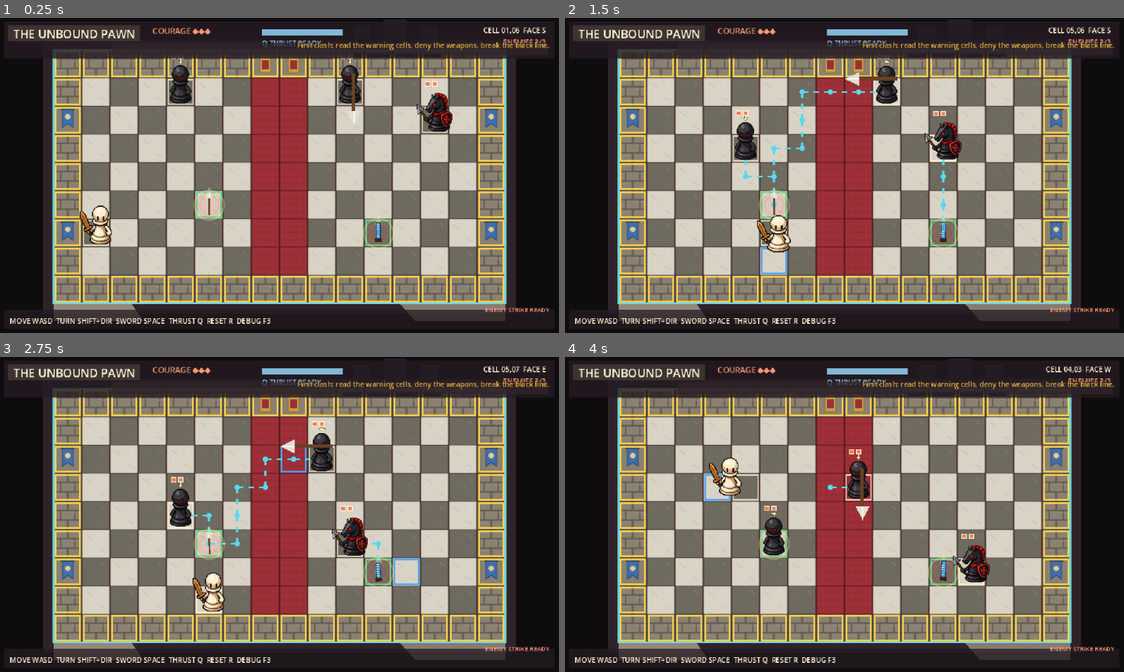
Above: before the commit, frames 1-4 (two rows, left to right).
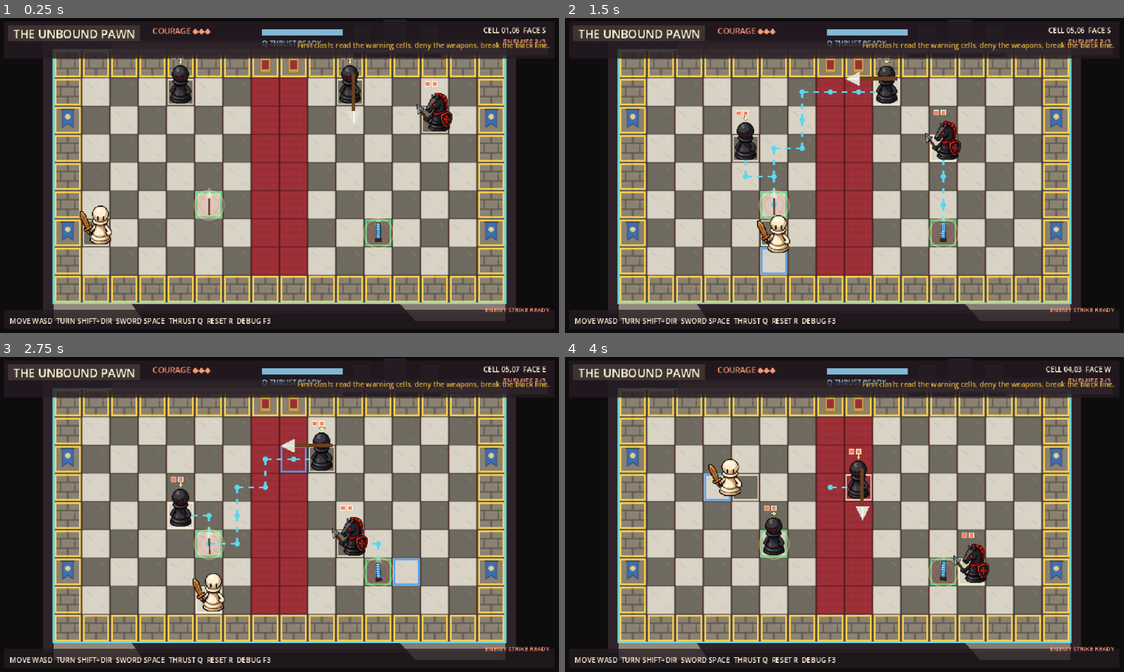
Above: after the commit, the same moments.

Repository: ThachCoder2k2/2d-hess-game-rpg
Game: Godot game, scene res://scenes/main.tscn
The game is run twice, just before and just after one commit, with the same random seed, the same clock (stepped at 60 frames per second) and the same inputs.
Inputs:
- Up to frame 1 (0.25 s): no input
- Up to frame 2 (1.5 s): hold D (move_right) 0.53-1.28 s; tap Space (attack) at 0.6, 1.35 s; hold S (move_down) from 1.28 s (still down)
- Up to frame 3 (2.75 s): release S (move_down) at 2.03 s; hold D (move_right) from 2.03 s (still down); hold Shift (turn_mode) from 2.03 s (still down); tap Space (attack) at 2.3 s
- Up to frame 4 (4 s): release D (move_right) at 2.78 s; release Shift (turn_mode) at 2.78 s; hold W (move_up) 2.78-3.53 s; tap Space (attack) at 2.85, 3.6 s; hold A (move_left) from 3.53 s (still down)

The runs differ from the first frame. In frame 1, less than 0.1% of the frame differs, in the area x 14-81%, y 17-72%; in frame 2, 0.5%; in frame 3, 0.5%; in frame 4, 0.5%, in the area x 25-77%, y 29-72%.

Commit message:
Animation transitions move into editor AnimationTree graphs
The owner chose node control for animation, and our own rule decided
it: the hand-written clip picker in ViewSyncSystem was a state machine,
and AnimationTree's StateMachine is the built-in node for that job.

Each actor scene now owns an active AnimationTree driving its
AnimationPlayer: idle/step/hurt/attack states (+telegraph on enemies),
with transitions, crossfades, and recovery authored in the graph —
- locomotion flows through auto conditions (moving / not_moving),
- one-shots enter via travel() on state edges (a state machine cannot
  express "from any state" entries),
- hurt/attack return to idle with at_end transitions, so recovery
  pacing is editor-tunable,
- telegraph exits on the not_telegraphing condition with a 0.06s fade.

ViewSyncSystem stops picking clips: it publishes condition facts and
fires travel on edges. Views without a tree keep the direct play()
fallback so bare test views work. The cell-to-cell slide stays
procedural — that's gameplay timing (reservation -> commit), not
animation flavor.

Verified: import clean, all six suites green (new assertion: every
actor scene carries an active StateMachine tree), real-render capture
shows tree-driven hops, pursuit, pips, and weapons live.

Co-Authored-By: Claude Fable 5 <noreply@anthropic.com>

Diff:
--- a/objects/actors/bishop_enemy.tscn
+++ b/objects/actors/bishop_enemy.tscn
@@ -165,6 +165,57 @@
 &"telegraph": SubResource("Animation_telegraph")
 }
 
+[sub_resource type="AnimationNodeAnimation" id="State_idle"]
+animation = &"idle"
+
+[sub_resource type="AnimationNodeAnimation" id="State_step"]
+animation = &"step"
+
+[sub_resource type="AnimationNodeAnimation" id="State_hurt"]
+animation = &"hurt"
+
+[sub_resource type="AnimationNodeAnimation" id="State_telegraph"]
+animation = &"telegraph"
+
+[sub_resource type="AnimationNodeAnimation" id="State_attack"]
+animation = &"attack"
+
+[sub_resource type="AnimationNodeStateMachineTransition" id="T_start"]
+advance_mode = 2
+
+[sub_resource type="AnimationNodeStateMachineTransition" id="T_to_step"]
+advance_mode = 2
+advance_condition = &"moving"
+
+[sub_resource type="AnimationNodeStateMachineTransition" id="T_to_idle"]
+advance_mode = 2
+advance_condition = &"not_moving"
+
+[sub_resource type="AnimationNodeStateMachineTransition" id="T_travel"]
+advance_mode = 1
+
+[sub_resource type="AnimationNodeStateMachineTransition" id="T_recover"]
+switch_mode = 2
+advance_mode = 2
+
+[sub_resource type="AnimationNodeStateMachineTransition" id="T_telegraph_out"]
+advance_mode = 2
+advance_condition = &"not_telegraphing"
+xfade_time = 0.06
+
+[sub_resource type="AnimationNodeStateMachine" id="StateMachine_actor"]
+states/attack/node = SubResource("State_attack")
+states/attack/position = Vector2(660, 340)
+states/hurt/node = SubResource("State_hurt")
+states/hurt/position = Vector2(480, 100)
+states/idle/node = SubResource("State_idle")
+states/idle/position = Vector2(320, 220)
+states/step/node = SubResource("State_step")
+states/step/position = Vector2(540, 220)
+states/telegraph/node = SubResource("State_telegraph")
+states/telegraph/position = Vector2(320, 380)
+transitions = ["Start", "idle", SubResource("T_start"), "idle", "step", SubResource("T_to_step"), "step", "idle", SubResource("T_to_idle"), "idle", "hurt", SubResource("T_travel"), "step", "hurt", SubResource("T_travel"), "telegraph", "hurt", SubResource("T_travel"), "hurt", "idle", SubResource("T_recover"), "idle", "telegraph", SubResource("T_travel"), "step", "telegraph", SubResource("T_travel"), "telegraph", "idle", SubResource("T_telegraph_out"), "idle", "attack", SubResource("T_travel"), "attack", "idle", SubResource("T_recover")]
+
 [node name="BishopEnemy" type="Node2D"]
 z_index = 2
 script = ExtResource("1")
@@ -223,3 +274,8 @@
 libraries = {
 &"": SubResource("AnimationLibrary_bishop")
 }
+
+[node name="AnimationTree" type="AnimationTree" parent="."]
+tree_root = SubResource("StateMachine_actor")
+anim_player = NodePath("../AnimationPlayer")
+active = true
--- a/objects/actors/black_pawn.tscn
+++ b/objects/actors/black_pawn.tscn
@@ -165,6 +165,57 @@
 &"telegraph": SubResource("Animation_telegraph")
 }
 
+[sub_resource type="AnimationNodeAnimation" id="State_idle"]
+animation = &"idle"
+
+[sub_resource type="AnimationNodeAnimation" id="State_step"]
+animation = &"step"
+
+[sub_resource type="AnimationNodeAnimation" id="State_hurt"]
+animation = &"hurt"
+
+[sub_resource type="AnimationNodeAnimation" id="State_telegraph"]
+animation = &"telegraph"
+
+[sub_resource type="AnimationNodeAnimation" id="State_attack"]
+animation = &"attack"
+
+[sub_resource type="AnimationNodeStateMachineTransition" id="T_start"]
+advance_mode = 2
+
+[sub_resource type="AnimationNodeStateMachineTransition" id="T_to_step"]
+advance_mode = 2
+advance_condition = &"moving"
+
+[sub_resource type="AnimationNodeStateMachineTransition" id="T_to_idle"]
+advance_mode = 2
+advance_condition = &"not_moving"
+
+[sub_resource type="AnimationNodeStateMachineTransition" id="T_travel"]
+advance_mode = 1
+
+[sub_resource type="AnimationNodeStateMachineTransition" id="T_recover"]
+switch_mode = 2
+advance_mode = 2
+
+[sub_resource type="AnimationNodeStateMachineTransition" id="T_telegraph_out"]
+advance_mode = 2
+advance_condition = &"not_telegraphing"
+xfade_time = 0.06
+
+[sub_resource type="AnimationNodeStateMachine" id="StateMachine_actor"]
+states/attack/node = SubResource("State_attack")
+states/attack/position = Vector2(660, 340)
+states/hurt/node = SubResource("State_hurt")
+states/hurt/position = Vector2(480, 100)
+states/idle/node = SubResource("State_idle")
+states/idle/position = Vector2(320, 220)
+states/step/node = SubResource("State_step")
+states/step/position = Vector2(540, 220)
+states/telegraph/node = SubResource("State_telegraph")
+states/telegraph/position = Vector2(320, 380)
+transitions = ["Start", "idle", SubResource("T_start"), "idle", "step", SubResource("T_to_step"), "step", "idle", SubResource("T_to_idle"), "idle", "hurt", SubResource("T_travel"), "step", "hurt", SubResource("T_travel"), "telegraph", "hurt", SubResource("T_travel"), "hurt", "idle", SubResource("T_recover"), "idle", "telegraph", SubResource("T_travel"), "step", "telegraph", SubResource("T_travel"), "telegraph", "idle", SubResource("T_telegraph_out"), "idle", "attack", SubResource("T_travel"), "attack", "idle", SubResource("T_recover")]
+
 [node name="BlackPawn" type="Node2D"]
 z_index = 2
 script = ExtResource("1")
@@ -222,3 +273,8 @@
 libraries = {
 &"": SubResource("AnimationLibrary_pawn")
 }
+
+[node name="AnimationTree" type="AnimationTree" parent="."]
+tree_root = SubResource("StateMachine_actor")
+anim_player = NodePath("../AnimationPlayer")
+active = true
--- a/objects/actors/enemy_base.tscn
+++ b/objects/actors/enemy_base.tscn
@@ -165,6 +165,57 @@
 &"telegraph": SubResource("Animation_telegraph")
 }
 
+[sub_resource type="AnimationNodeAnimation" id="State_idle"]
+animation = &"idle"
+
+[sub_resource type="AnimationNodeAnimation" id="State_step"]
+animation = &"step"
+
+[sub_resource type="AnimationNodeAnimation" id="State_hurt"]
+animation = &"hurt"
+
+[sub_resource type="AnimationNodeAnimation" id="State_telegraph"]
+animation = &"telegraph"
+
+[sub_resource type="AnimationNodeAnimation" id="State_attack"]
+animation = &"attack"
+
+[sub_resource type="AnimationNodeStateMachineTransition" id="T_start"]
+advance_mode = 2
+
+[sub_resource type="AnimationNodeStateMachineTransition" id="T_to_step"]
+advance_mode = 2
+advance_condition = &"moving"
+
+[sub_resource type="AnimationNodeStateMachineTransition" id="T_to_idle"]
+advance_mode = 2
+advance_condition = &"not_moving"
+
+[sub_resource type="AnimationNodeStateMachineTransition" id="T_travel"]
+advance_mode = 1
+
+[sub_resource type="AnimationNodeStateMachineTransition" id="T_recover"]
+switch_mode = 2
+advance_mode = 2
+
+[sub_resource type="AnimationNodeStateMachineTransition" id="T_telegraph_out"]
+advance_mode = 2
+advance_condition = &"not_telegraphing"
+xfade_time = 0.06
+
+[sub_resource type="AnimationNodeStateMachine" id="StateMachine_actor"]
+states/attack/node = SubResource("State_attack")
+states/attack/position = Vector2(660, 340)
+states/hurt/node = SubResource("State_hurt")
+states/hurt/position = Vector2(480, 100)
+states/idle/node = SubResource("State_idle")
+states/idle/position = Vector2(320, 220)
+states/step/node = SubResource("State_step")
+states/step/position = Vector2(540, 220)
+states/telegraph/node = SubResource("State_telegraph")
+states/telegraph/position = Vector2(320, 380)
+transitions = ["Start", "idle", SubResource("T_start"), "idle", "step", SubResource("T_to_step"), "step", "idle", SubResource("T_to_idle"), "idle", "hurt", SubResource("T_travel"), "step", "hurt", SubResource("T_travel"), "telegraph", "hurt", SubResource("T_travel"), "hurt", "idle", SubResource("T_recover"), "idle", "telegraph", SubResource("T_travel"), "step", "telegraph", SubResource("T_travel"), "telegraph", "idle", SubResource("T_telegraph_out"), "idle", "attack", SubResource("T_travel"), "attack", "idle", SubResource("T_recover")]
+
 [node name="EnemyActor" type="Node2D"]
 z_index = 2
 script = ExtResource("1")
@@ -222,3 +273,8 @@
 libraries = {
 &"": SubResource("AnimationLibrary_enemy")
 }
+
+[node name="AnimationTree" type="AnimationTree" parent="."]
+tree_root = SubResource("StateMachine_actor")
+anim_player = NodePath("../AnimationPlayer")
+active = true
--- a/objects/actors/knight_enemy.tscn
+++ b/objects/actors/knight_enemy.tscn
@@ -165,6 +165,57 @@
 &"telegraph": SubResource("Animation_telegraph")
 }
 
+[sub_resource type="AnimationNodeAnimation" id="State_idle"]
+animation = &"idle"
+
+[sub_resource type="AnimationNodeAnimation" id="State_step"]
+animation = &"step"
+
+[sub_resource type="AnimationNodeAnimation" id="State_hurt"]
+animation = &"hurt"
+
+[sub_resource type="AnimationNodeAnimation" id="State_telegraph"]
+animation = &"telegraph"
+
+[sub_resource type="AnimationNodeAnimation" id="State_attack"]
+animation = &"attack"
+
+[sub_resource type="AnimationNodeStateMachineTransition" id="T_start"]
+advance_mode = 2
+
+[sub_resource type="AnimationNodeStateMachineTransition" id="T_to_step"]
+advance_mode = 2
+advance_condition = &"moving"
+
+[sub_resource type="AnimationNodeStateMachineTransition" id="T_to_idle"]
+advance_mode = 2
+advance_condition = &"not_moving"
+
+[sub_resource type="AnimationNodeStateMachineTransition" id="T_travel"]
+advance_mode = 1
+
+[sub_resource type="AnimationNodeStateMachineTransition" id="T_recover"]
+switch_mode = 2
+advance_mode = 2
+
+[sub_resource type="AnimationNodeStateMachineTransition" id="T_telegraph_out"]
+advance_mode = 2
+advance_condition = &"not_telegraphing"
+xfade_time = 0.06
+
+[sub_resource type="AnimationNodeStateMachine" id="StateMachine_actor"]
+states/attack/node = SubResource("State_attack")
+states/attack/position = Vector2(660, 340)
+states/hurt/node = SubResource("State_hurt")
+states/hurt/position = Vector2(480, 100)
+states/idle/node = SubResource("State_idle")
+states/idle/position = Vector2(320, 220)
+states/step/node = SubResource("State_step")
+states/step/position = Vector2(540, 220)
+states/telegraph/node = SubResource("State_telegraph")
+states/telegraph/position = Vector2(320, 380)
+transitions = ["Start", "idle", SubResource("T_start"), "idle", "step", SubResource("T_to_step"), "step", "idle", SubResource("T_to_idle"), "idle", "hurt", SubResource("T_travel"), "step", "hurt", SubResource("T_travel"), "telegraph", "hurt", SubResource("T_travel"), "hurt", "idle", SubResource("T_recover"), "idle", "telegraph", SubResource("T_travel"), "step", "telegraph", SubResource("T_travel"), "telegraph", "idle", SubResource("T_telegraph_out"), "idle", "attack", SubResource("T_travel"), "attack", "idle", SubResource("T_recover")]
+
 [node name="KnightEnemy" type="Node2D"]
 z_index = 2
 script = ExtResource("1")
@@ -223,3 +274,8 @@
 libraries = {
 &"": SubResource("AnimationLibrary_knight")
 }
+
+[node name="AnimationTree" type="AnimationTree" parent="."]
+tree_root = SubResource("StateMachine_actor")
+anim_player = NodePath("../AnimationPlayer")
+active = true
--- a/objects/actors/player.tscn
+++ b/objects/actors/player.tscn
@@ -161,6 +161,47 @@
 &"step": SubResource("Animation_step")
 }
 
+[sub_resource type="AnimationNodeAnimation" id="State_idle"]
+animation = &"idle"
+
+[sub_resource type="AnimationNodeAnimation" id="State_step"]
+animation = &"step"
+
+[sub_resource type="AnimationNodeAnimation" id="State_hurt"]
+animation = &"hurt"
+
+[sub_resource type="AnimationNodeAnimation" id="State_attack"]
+animation = &"attack"
+
+[sub_resource type="AnimationNodeStateMachineTransition" id="T_start"]
+advance_mode = 2
+
+[sub_resource type="AnimationNodeStateMachineTransition" id="T_to_step"]
+advance_mode = 2
+advance_condition = &"moving"
+
+[sub_resource type="AnimationNodeStateMachineTransition" id="T_to_idle"]
+advance_mode = 2
+advance_condition = &"not_moving"
+
+[sub_resource type="AnimationNodeStateMachineTransition" id="T_travel"]
+advance_mode = 1
+
+[sub_resource type="AnimationNodeStateMachineTransition" id="T_recover"]
+switch_mode = 2
+advance_mode = 2
+
+[sub_resource type="AnimationNodeStateMachine" id="StateMachine_actor"]
+states/attack/node = SubResource("State_attack")
+states/attack/position = Vector2(660, 340)
+states/hurt/node = SubResource("State_hurt")
+states/hurt/position = Vector2(480, 100)
+states/idle/node = SubResource("State_idle")
+states/idle/position = Vector2(320, 220)
+states/step/node = SubResource("State_step")
+states/step/position = Vector2(540, 220)
+transitions = ["Start", "idle", SubResource("T_start"), "idle", "step", SubResource("T_to_step"), "step", "idle", SubResource("T_to_idle"), "idle", "hurt", SubResource("T_travel"), "step", "hurt", SubResource("T_travel"), "attack", "hurt", SubResource("T_travel"), "hurt", "idle", SubResource("T_recover"), "idle", "attack", SubResource("T_travel"), "step", "attack", SubResource("T_travel"), "attack", "idle", SubResource("T_recover")]
+
 [node name="PawnHero" type="Node2D"]
 z_index = 3
 script = ExtResource("1")
@@ -214,3 +255,8 @@
 clamp_to_board_bounds = true
 zoom_level = 1.0
 smoothing_speed = 8.0
+
+[node name="AnimationTree" type="AnimationTree" parent="."]
+tree_root = SubResource("StateMachine_actor")
+anim_player = NodePath("../AnimationPlayer")
+active = true
--- a/scripts/ecs/systems/view_sync_system.gd
+++ b/scripts/ecs/systems/view_sync_system.gd
@@ -78,17 +78,42 @@
 	_sync_weapon(entity_id, appearance, combat, facing_direction, attacking)
 	_sync_health_pips(appearance, health)
 
-	if hurt and not view.was_hurt:
-		_play_clip(appearance, &"hurt")
-	elif attacking and not view.was_attacking:
-		_play_clip(appearance, &"attack")
-	elif telegraphing and not view.was_telegraphing:
-		_play_clip(appearance, &"telegraph")
-	elif not hurt and not attacking and not telegraphing:
-		_play_clip(appearance, &"step" if moving else &"idle")
+	_drive_clips(view, appearance, moving, hurt, attacking, telegraphing)
 	view.was_hurt = hurt
 	view.was_attacking = attacking
 	view.was_telegraphing = telegraphing
+
+
+## The animation state graph lives on each actor's AnimationTree (editor-owned:
+## states, transitions, xfades, at_end recovery). This system only publishes
+## facts: locomotion flows through the graph's auto conditions; one-shots
+## (hurt/attack/telegraph) enter via travel() on state edges, because a state
+## machine cannot express "from any state" entries. Views without a tree fall
+## back to direct AnimationPlayer play() so bare test views keep working.
+func _drive_clips(view: EcsComponents.ViewRef, appearance: ActorView, moving: bool, hurt: bool, attacking: bool, telegraphing: bool) -> void:
+	var tree := appearance.get_node_or_null("AnimationTree") as AnimationTree
+	if tree == null:
+		if hurt and not view.was_hurt:
+			_play_clip(appearance, &"hurt")
+		elif attacking and not view.was_attacking:
+			_play_clip(appearance, &"attack")
+		elif telegraphing and not view.was_telegraphing:
+			_play_clip(appearance, &"telegraph")
+		elif not hurt and not attacking and not telegraphing:
+			_play_clip(appearance, &"step" if moving else &"idle")
+		return
+	tree.set("parameters/conditions/moving", moving)
+	tree.set("parameters/conditions/not_moving", not moving)
+	tree.set("parameters/conditions/not_telegraphing", not telegraphing)
+	var playback: AnimationNodeStateMachinePlayback = tree.get("parameters/playback")
+	if playback == null:
+		return
+	if hurt and not view.was_hurt:
+		playback.travel(&"hurt")
+	elif attacking and not view.was_attacking:
+		playback.travel(&"attack")
+	elif telegraphing and not view.was_telegraphing:
+		playback.travel(&"telegraph")
 
 
 func _sync_weapon(entity_id: int, appearance: ActorView, combat: EcsComponents.PlayerCombat, facing_direction: Vector2i, attacking: bool) -> void:
--- a/tests/run_tests.gd
+++ b/tests/run_tests.gd
@@ -28,6 +28,15 @@
 		return false
 	var player := actor.get_node_or_null("AnimationPlayer") as AnimationPlayer
 	return player != null and player.has_animation(clip)
+
+
+## The editor-owned animation state graph: an active AnimationTree whose state
+## machine drives the sibling AnimationPlayer.
+func _actor_has_state_graph(actor: Node) -> bool:
+	if actor == null:
+		return false
+	var tree := actor.get_node_or_null("AnimationTree") as AnimationTree
+	return tree != null and tree.active and tree.tree_root is AnimationNodeStateMachine
 
 
 func _view(scene_path: String) -> ActorView:
@@ -72,6 +81,7 @@
 		and hero_combat_node.pencil_thrust != null, "CombatComponent node carries the attack loadout")
 	_expect(hero_view.get_node_or_null("MovementComponent") is MovementComponent \
 		and hero_view.get_node_or_null("InputComponent") is InputComponent, "player view carries movement and input component nodes")
+	_expect(_actor_has_state_graph(hero_view), "player animation transitions live in an editor AnimationTree graph")
 	var view_source := FileAccess.get_file_as_string("res://scripts/ecs/actor_view.gd")
 	_expect(not view_source.contains("func _draw") and not view_source.contains("func _process"), "actor views hold no logic at all")
 
@@ -89,6 +99,7 @@
 		_expect(enemy_view.definition.id == expected_definitions[scene_path], "%s carries its own EnemyDefinition" % scene_name)
 		_expect(enemy_view.definition.validate().is_empty(), "%s definition has no missing configuration" % scene_name)
 		_expect(_actor_is_sprite_animated(enemy_view) and _actor_has_clip(enemy_view, &"telegraph"), "%s owns sprites + telegraph clip" % scene_name)
+		_expect(_actor_has_state_graph(enemy_view), "%s animation transitions live in an editor AnimationTree graph" % scene_name)
 
 	# --- Editor-authored combat data (the .tres stays the truth) ---
 	var pawn_definition := load("res://resources/enemies/pawn_recruit.tres") as EnemyDefinition
Not shown: 1 places in objects/actors/bishop_enemy.tscn that only renumber resources
Not shown: 1 places in objects/actors/black_pawn.tscn that only renumber resources
Not shown: 1 places in objects/actors/enemy_base.tscn that only renumber resources
Not shown: 1 places in objects/actors/knight_enemy.tscn that only renumber resources
Not shown: 1 places in objects/actors/player.tscn that only renumber resources
Not shown, changed: progress.md
Not shown, changed: task_plan.md
